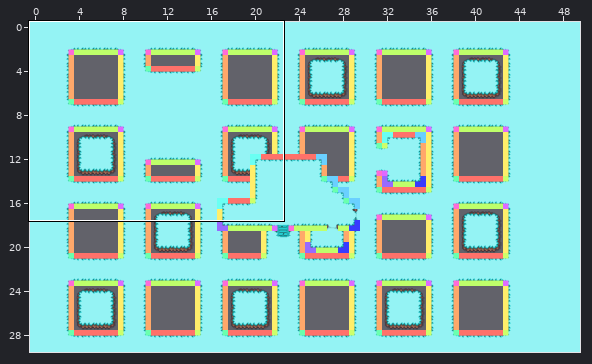
Two versions of a level (Tiled map, GameSample_Contest/resources/Tiled_Project/test_map.tmx). Above: a wide view before the commit, with the close-up outlined.
Close-up. As it was:
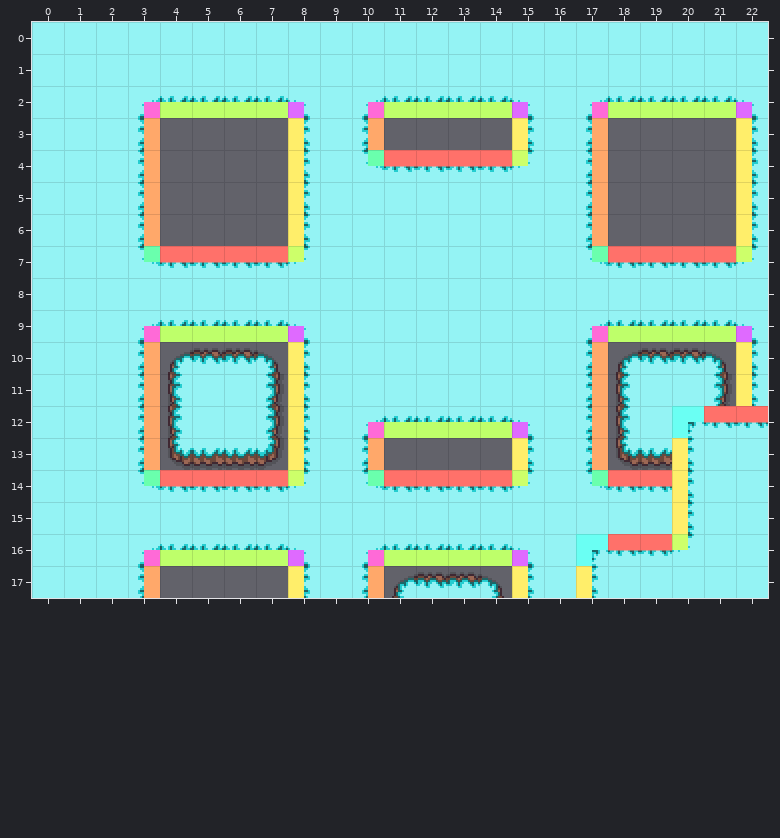
Cells are 64x64 px. Shown: x 0..22, y 0..17.
After:
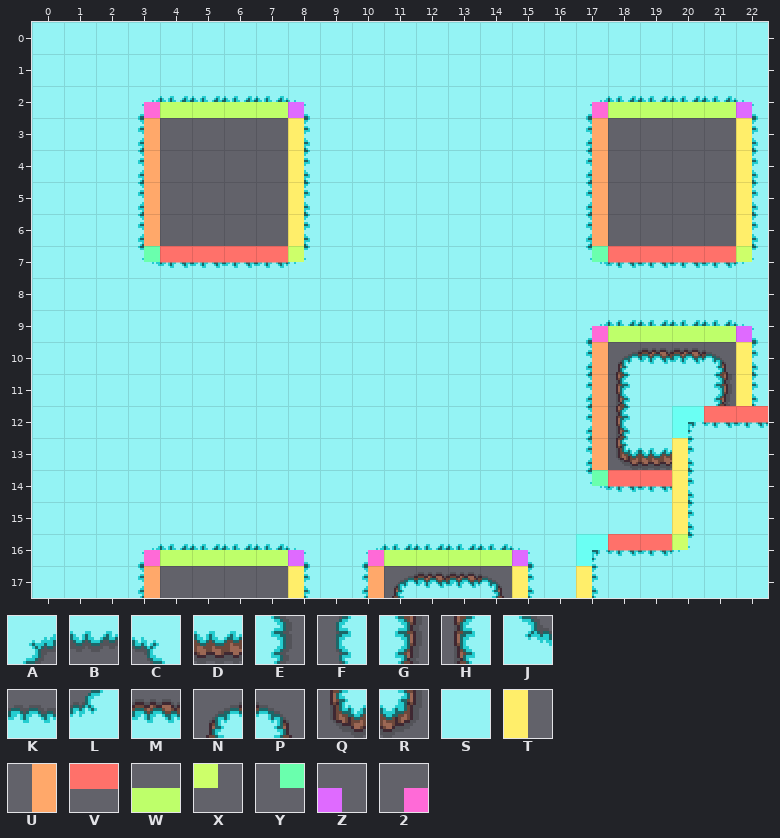
Key: from "Christmass_Grass": A 0, B 1, C 2, D 4, E 8, F 10, G 11, H 13, J 16, K 17, L 18, M 20, N 27, P 28, Q 35, R 36, S 37; from "Collision_full": T 0, U 1, V 2, W 3, X 4, Y 5, Z 6, 2 7.
_ is an empty cell.
The author wrote: Add bullet system and move collision function into check_collision file
What changed:
Layer "mg":
y 2: x 10..15 ABBBBC -> SSSSSS
y 3: x 10..15 E____F -> SSSSSS
y 4: x 10..15 JKKKKL -> SSSSSS
y 9: x 3..8 ABBBBC -> SSSSSS
y 10: x 3..8 ENMMPF -> SSSSSS
y 11: x 3..4 EH -> SS; x 7..8 GF -> SS
y 12: x 3..4 EH -> SS; x 7..8 GF -> SS; x 10..15 ABBBBC -> SSSSSS
y 13: x 3..8 EQDDRF -> SSSSSS; x 10..15 E____F -> SSSSSS
y 14: x 3..8 JKKKKL -> SSSSSS; x 10..15 JKKKKL -> SSSSSS
Layer "collisions":
y 2: x 10..15 2WWWWZ -> ______
y 3: x 10 U -> _; x 15 T -> _
y 4: x 10..15 YVVVVX -> ______
y 9: x 3..8 2WWWWZ -> ______
y 10..11: x 3 U -> _; x 8 T -> _
y 12: x 3 U -> _; x 8 T -> _; x 10..15 2WWWWZ -> ______
y 13: x 3 U -> _; x 8 T -> _; x 10 U -> _; x 15 T -> _
y 14: x 3..8 YVVVVX -> ______; x 10..15 YVVVVX -> ______
Pixel boxes of the changes (left, top, right, bottom) in both close-ups:
changed: (362, 96, 534, 172)
changed: (138, 320, 310, 492)
changed: (362, 416, 534, 492)
